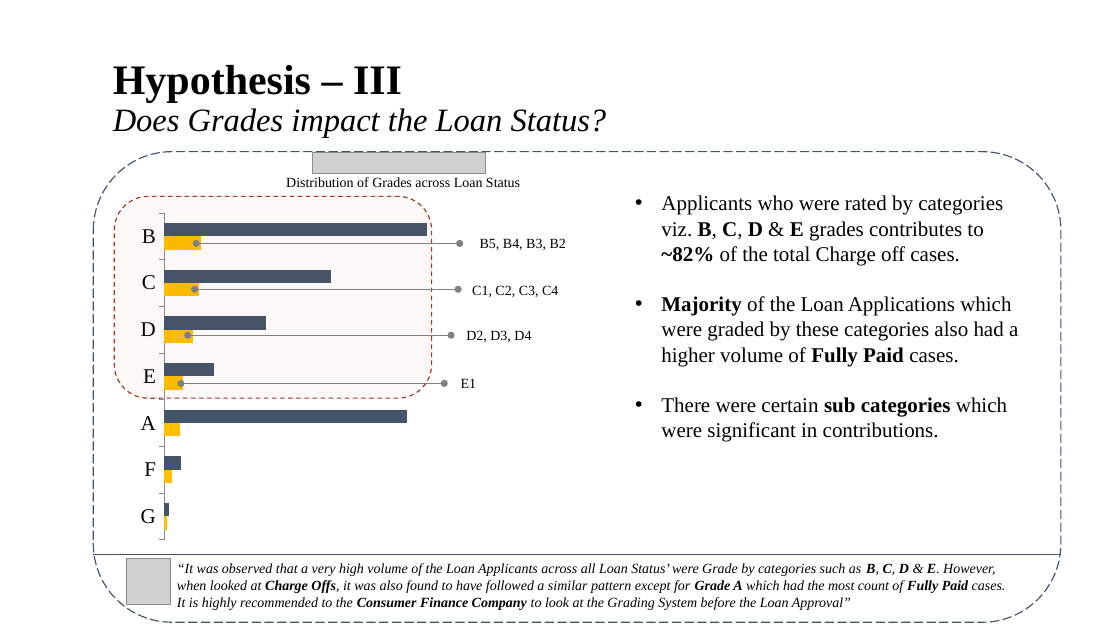
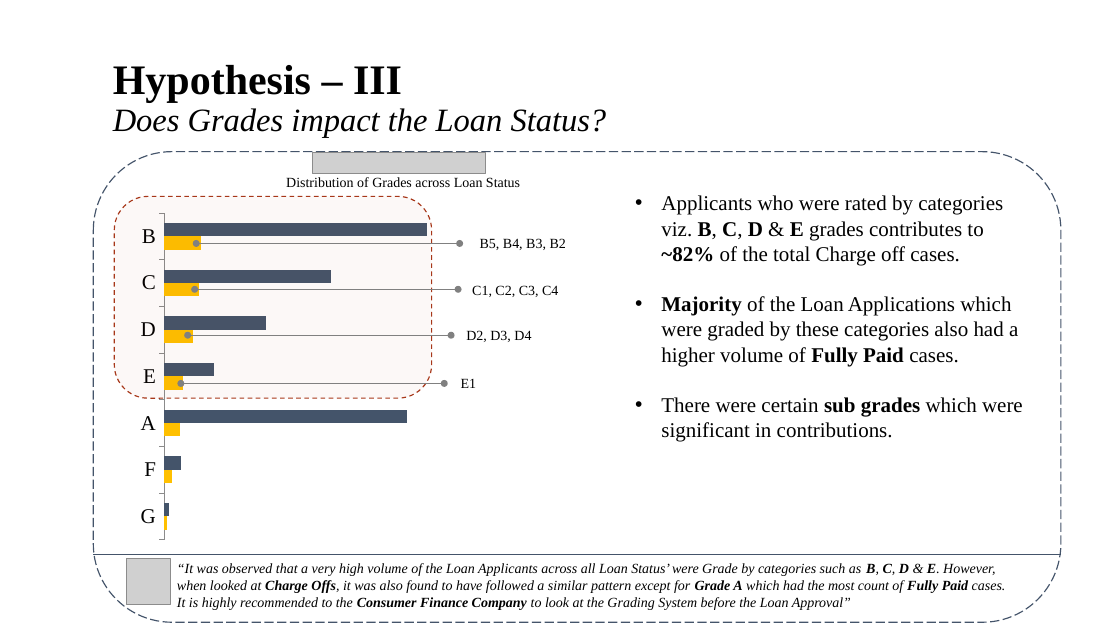
Before and after one commit to brijesh1100/P2-Gramener-Case-Study, a slide deck: slide 8 of Gramener_Case_Study_Presentation_SS.pptx. Drawn at 1120x630 pixels with LibreOffice and Linux fonts; fonts in the diff are those of the drawing; grey boxes stand for pictures; background and template pictures are left out. Boxes give left, top, right and bottom in pixels: in the first picture for what was removed or moved away, otherwise in the second. Text is boxed around its words. In the diff, an @@ line names an element or a change of style, - is before the commit and + after.

```diff
--- a/Gramener_Case_Study_Presentation_SS.pptx
+++ b/Gramener_Case_Study_Presentation_SS.pptx
@@ text at [661,397,1023,442]: text changed @@
-• There were certain sub categories which were significant in contributions.
+• There were certain sub grades which were significant in contributions.
```
Also in this commit, not shown: 1 other slide changed, 3 slides added, 1 slide removed.
